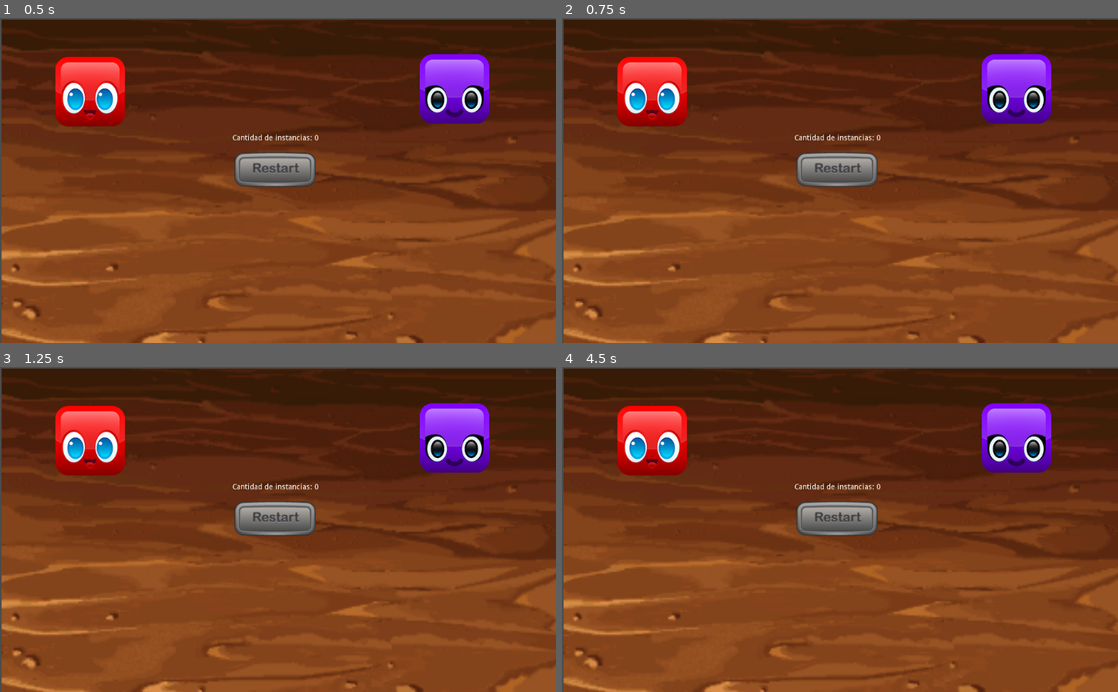
Above: before the commit, frames 1-4 (two rows, left to right).
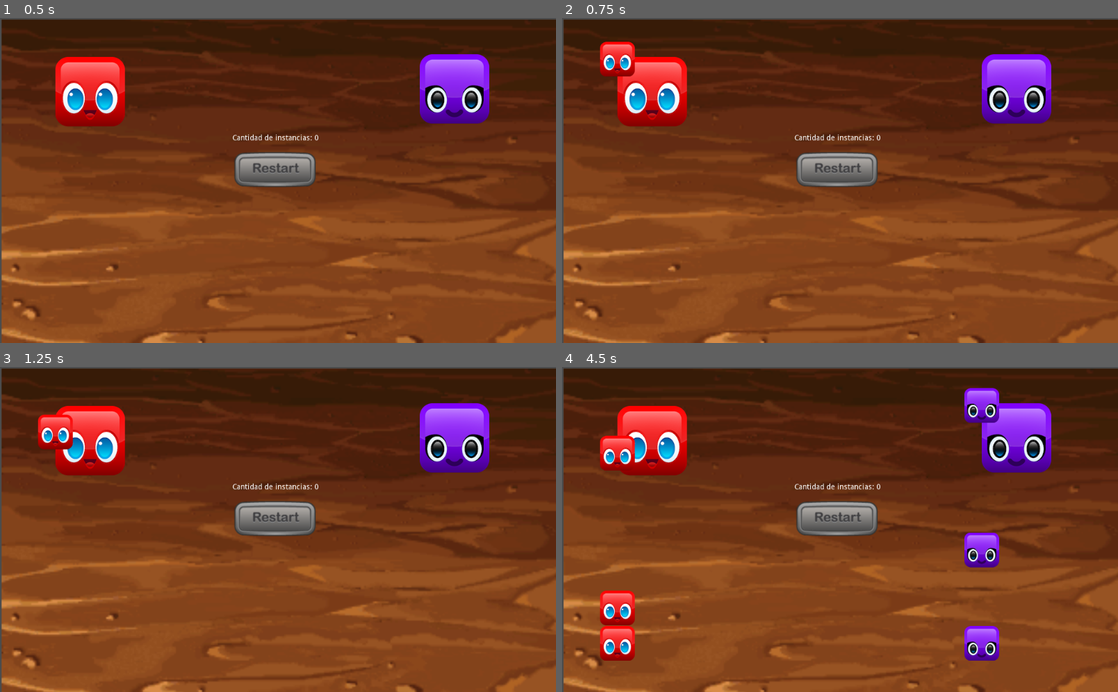
Above: after the commit, the same moments.

Repository: PatriciaMesa/trabajo_senales
Game: Godot game, scene res://scenes/Menu/Menu.tscn
The game is run twice, just before and just after one commit, with the same random seed, the same clock (stepped at 60 frames per second) and the same inputs.
Inputs (mouse positions are in pixels of both pictures, inside the frame that each line leads up to):
- Up to frame 1 (0.5 s): no input
- Up to frame 2 (0.75 s): click (650, 92) at 0.5 s
- Up to frame 3 (1.25 s): no input
- Up to frame 4 (4.5 s): click (1017, 438) at 1.25 s; click (650, 441) at 2 s; click (1017, 438) at 2.75 s; click (650, 441) at 3.5 s; click (1017, 438) at 4.25 s

Frame 1 is identical in both runs. In frame 2, 0.7% of the frame differs, in the area x 6-14%, y 7-18%; in frame 3, 0.6%; in frame 4, 3.9%, in the area x 6-79%, y 6-91%.

Commit message:
Generate_Block

Diff:
--- a/scenes/Buttons/RedGenerator/RedGenerator.gd
+++ b/scenes/Buttons/RedGenerator/RedGenerator.gd
@@ -1,6 +1,6 @@
 extends TextureButton
 
-
+var bloqueRojo = preload("res://scenes/Blocks/Red/BlockRed.tscn")
 # Declare member variables here. Examples:
 # var a = 2
 # var b = "text"
@@ -10,7 +10,12 @@
 func _ready():
 	pass # Replace with function body.
 
-
+func generate_block():
+	var instanciaBloqueRojo = bloqueRojo.instance()
+	add_child(instanciaBloqueRojo)
 # Called every frame. 'delta' is the elapsed time since the previous frame.
 #func _process(delta):
 #	pass
+
+func _on_RedGenerator_button_down():
+	generate_block()
--- a/scenes/Buttons/RedGenerator/RedGenerator.tscn
+++ b/scenes/Buttons/RedGenerator/RedGenerator.tscn
@@ -1,6 +1,7 @@
-[gd_scene load_steps=2 format=2]
+[gd_scene load_steps=3 format=2]
 
 [ext_resource path="res://assets/block_red.png" type="Texture" id=1]
+[ext_resource path="res://scenes/Buttons/RedGenerator/RedGenerator.gd" type="Script" id=2]
 
 [node name="RedGenerator" type="TextureButton"]
 margin_left = -64.0
@@ -9,6 +10,8 @@
 margin_bottom = 64.0
 rect_pivot_offset = Vector2( 64, 64 )
 texture_normal = ExtResource( 1 )
+script = ExtResource( 2 )
 __meta__ = {
 "_edit_use_anchors_": false
 }
+[connection signal="button_down" from="." to="." method="_on_RedGenerator_button_down"]
--- a/scenes/Buttons/VioletGenerator/VioletGenerator.gd
+++ b/scenes/Buttons/VioletGenerator/VioletGenerator.gd
@@ -1,6 +1,6 @@
 extends TextureButton
 
-
+var bloqueVioleta  = preload("res://scenes/Blocks/Violet/BlockViolet.tscn")
 # Declare member variables here. Examples:
 # var a = 2
 # var b = "text"
@@ -10,7 +10,12 @@
 func _ready():
 	pass # Replace with function body.
 
-
+func generate_block():
+	var instanciaBloqueVioleta = bloqueVioleta.instance()
+	add_child(instanciaBloqueVioleta)
 # Called every frame. 'delta' is the elapsed time since the previous frame.
 #func _process(delta):
 #	pass
+
+func _on_VioletGenerator_button_down():
+	generate_block()
--- a/scenes/Buttons/VioletGenerator/VioletGenerator.tscn
+++ b/scenes/Buttons/VioletGenerator/VioletGenerator.tscn
@@ -1,6 +1,7 @@
-[gd_scene load_steps=2 format=2]
+[gd_scene load_steps=3 format=2]
 
 [ext_resource path="res://assets/block_violet.png" type="Texture" id=1]
+[ext_resource path="res://scenes/Buttons/VioletGenerator/VioletGenerator.gd" type="Script" id=2]
 
 [node name="VioletGenerator" type="TextureButton"]
 margin_left = -64.0
@@ -9,6 +10,8 @@
 margin_bottom = 64.0
 rect_pivot_offset = Vector2( 64, 64 )
 texture_normal = ExtResource( 1 )
+script = ExtResource( 2 )
 __meta__ = {
 "_edit_use_anchors_": false
 }
+[connection signal="button_down" from="." to="." method="_on_VioletGenerator_button_down"]
